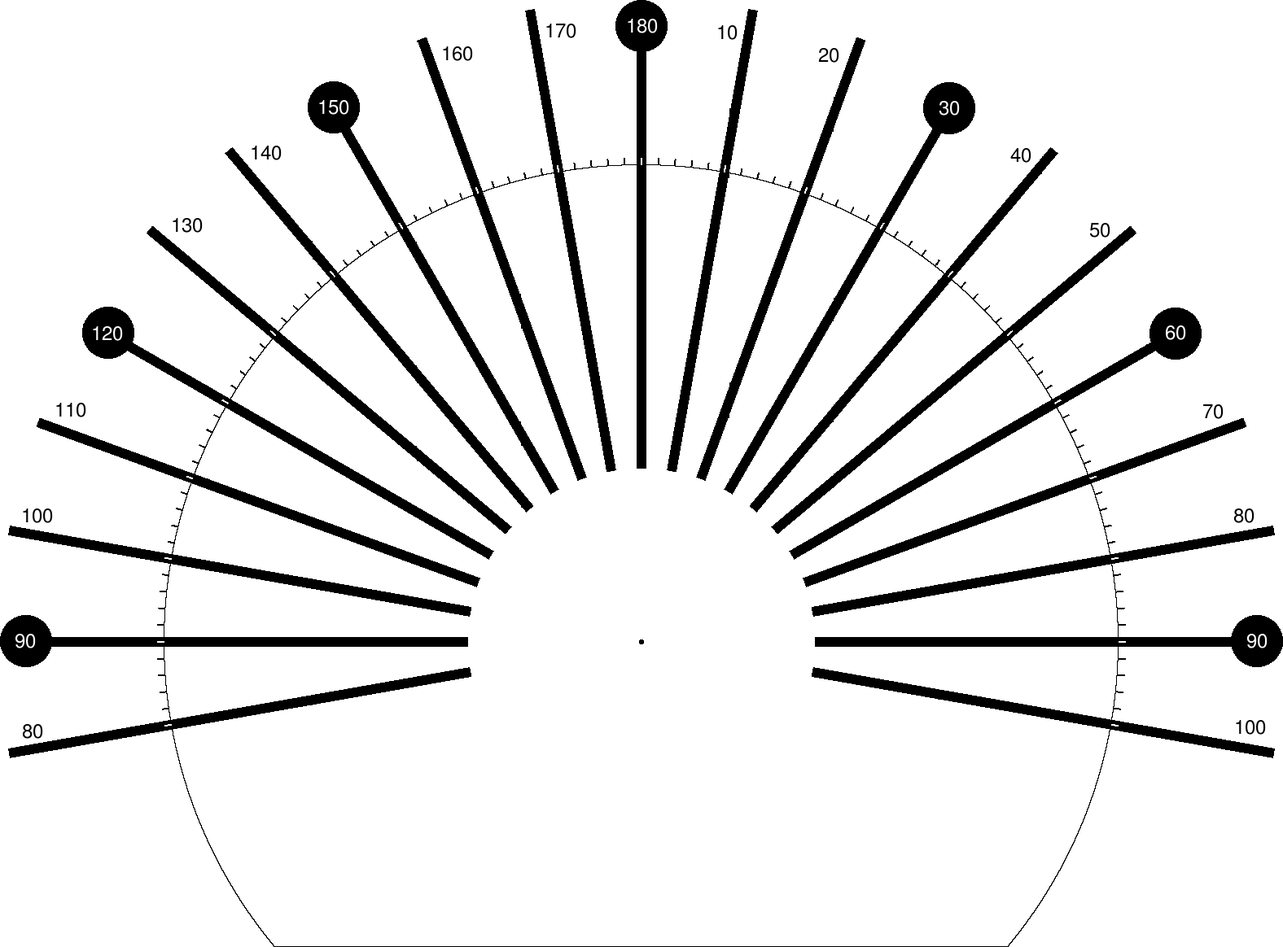
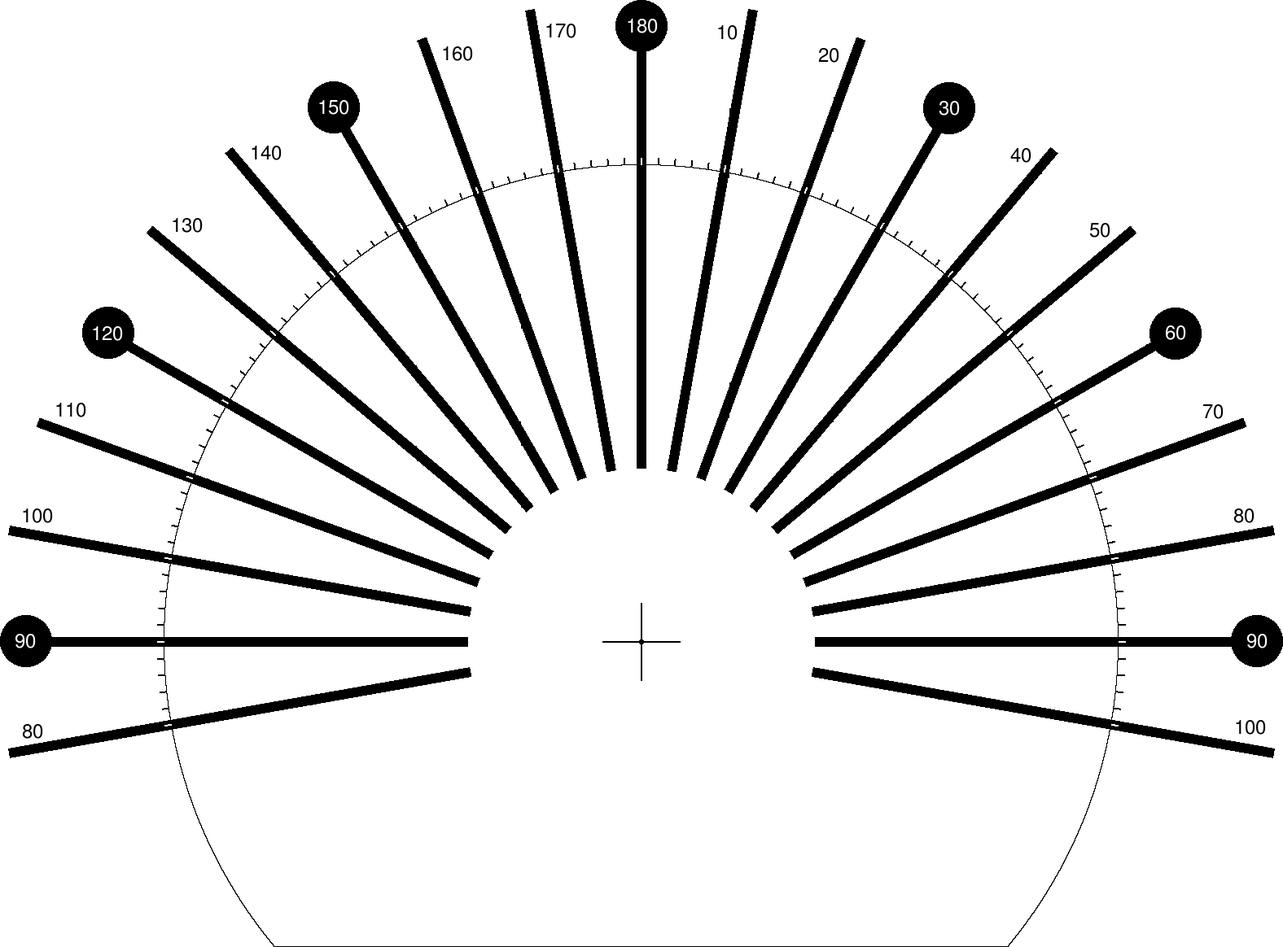
Comparing the layer stacks of the two (1283, 947) images. Changes:
added layer "Guides" above "10° Notches" over [602,603,681,682]
